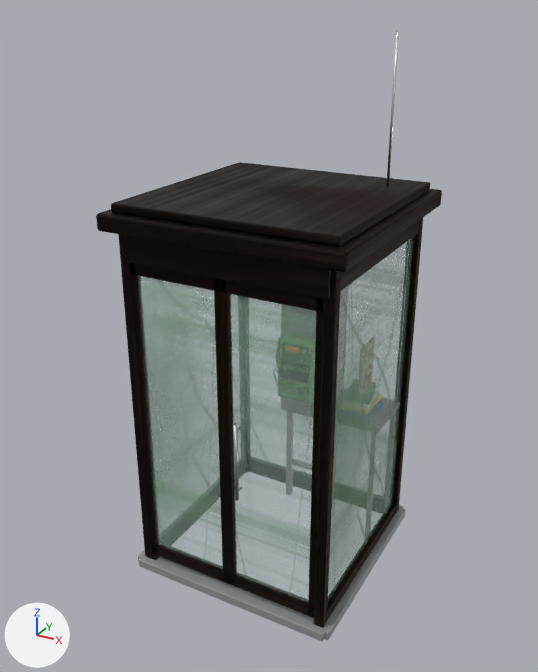
A saved change to the FBX model games/koushu-denwa/assets/unreal/PhoneBooth.fbx.
Before and after are seen from a 50 mm lens placed at (1.99, -3.74, 3.41), pointed at (-0.04, -0.06, 1.57). Lighting does not change. The marker at lower left points along +X, +Y and +Z. The first picture is the older version. Where no turn or scale is listed for an object, it has been applied to the vertices. Vertices at exactly the same position are counted once.

In view in the first picture: 'Booth_Frame', 'Booth_Glass', 'Booth_Interior', 'Booth_Roof', 'Door', 'Phone_Body', 'Phone_Panel' and 4 more.
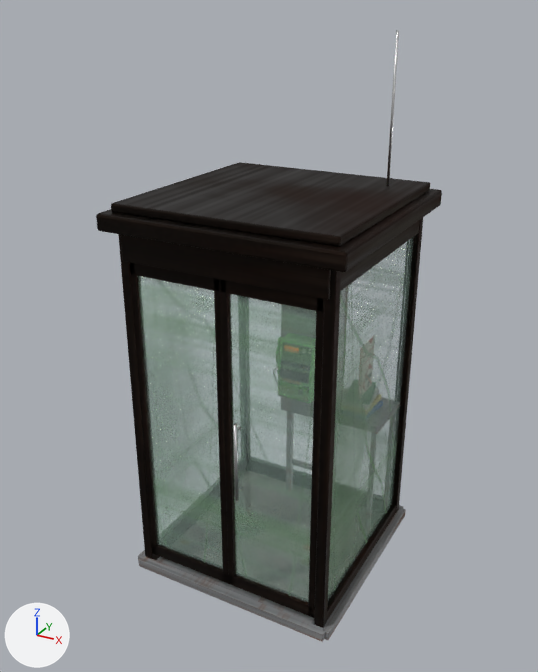
Where the change shows, as pixel boxes (x1, y1, x2, y2) in the pictures (538 x 672 px):
part 1 of me_cube, added
    after: (171, 470, 383, 599)

What changed in the scene script:
```text
Add img_floor_color_png:
    img_floor_color_png = load_image('floor_color.png', '_unpacked/floor_color.png', 512, 512, 'sRGB')
Add img_floor_rough_png:
    img_floor_rough_png = load_image('floor_rough.png', '_unpacked/floor_rough.png', 512, 512, 'Non-Color')
Add mat_floorconcrete:
    mat_floorconcrete = bpy.data.materials.new('FloorConcrete')
    # uses the picture img_floor_color_png
    # uses the picture img_floor_rough_png
Change me_cube:
    used by ob_booth_frame; location = (0.0, 0.0, 0.0)
    remove me_cube.from_pydata(...)  # 1264 vertices, 1190 faces; spans x -0.7..0.7, y -0.7..0.7, z 0.0..2.3
    add me_cube.from_pydata(...)  # 1320 vertices, 1244 faces; spans x -0.7..0.7, y -0.7..0.7, z 0.0..2.3
    me_cube part 1: a new loose piece of 56 vertices spanning x -0.58..0.58, y -0.58..0.58, z 0.0..0.04, in mat_floorconcrete
    add me_cube.materials.append(mat_floorconcrete)
```
